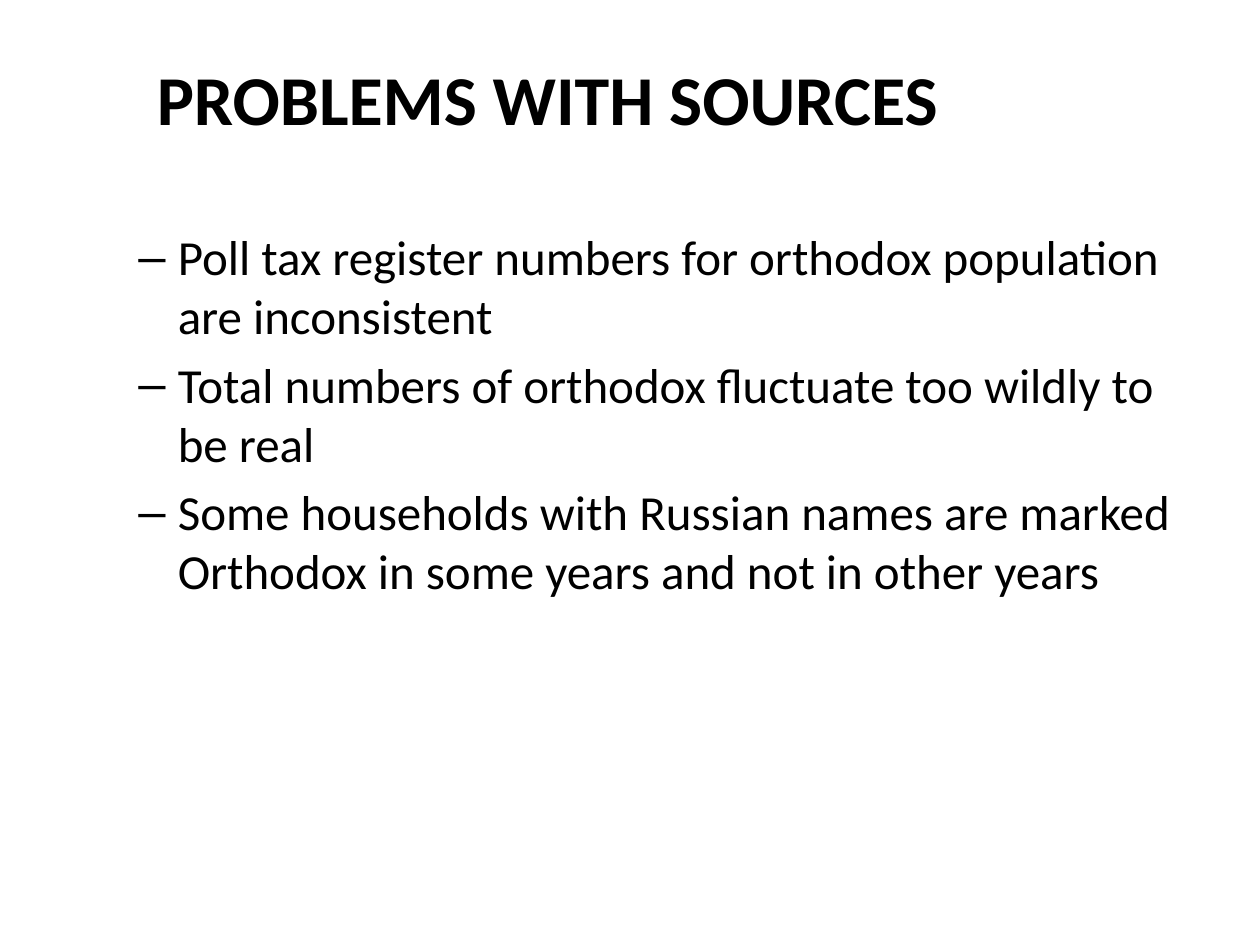
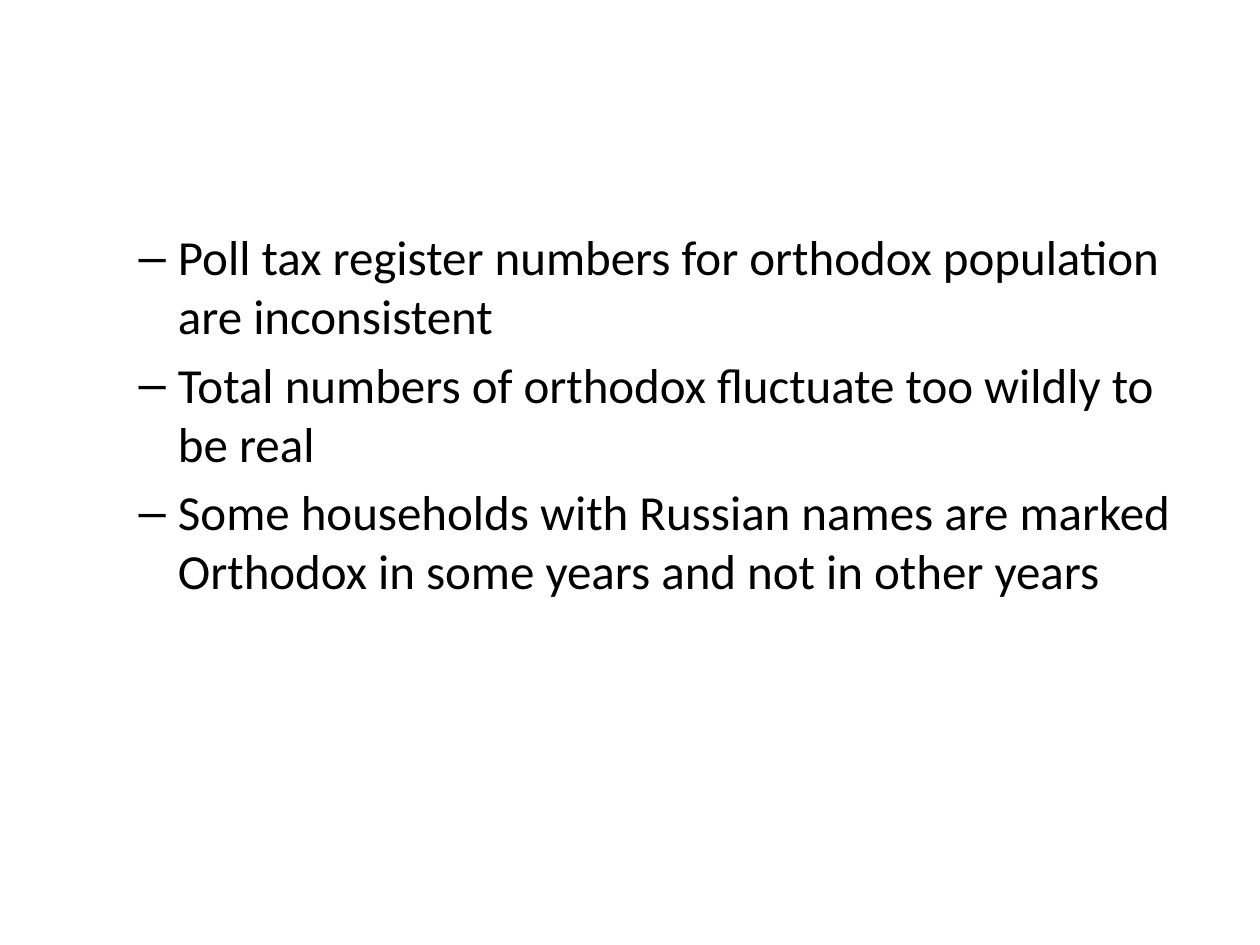
Before and after one commit to AnttiHaerkoenen/vyborg_orthodox, a slide deck: slide 15 of article/slides/slides-seminar-2021.pptx (slide 9 before the commit). Drawn at 1260x945 pixels with LibreOffice and Linux fonts; fonts in the diff are those of the drawing. Boxes give left, top, right and bottom in pixels: in the first picture for what was removed or moved away, otherwise in the second. Text is boxed around its words. In the diff, an @@ line names an element or a change of style, - is before the commit and + after.

```diff
--- a/article/slides/slides-seminar-2021.pptx
+++ b/article/slides/slides-seminar-2021.pptx
@@ text removed at (157, 79, 937, 126) @@
-PROBLEMS WITH SOURCES
```
Also in this commit, not shown: 9 other slides changed, 17 slides added, 1 slide removed, 2 other files.
